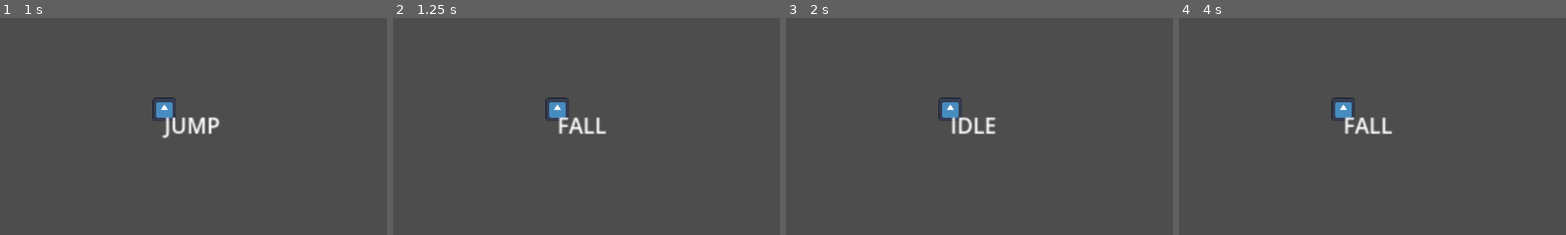
Above: before the commit, frames 1-4 (left to right).
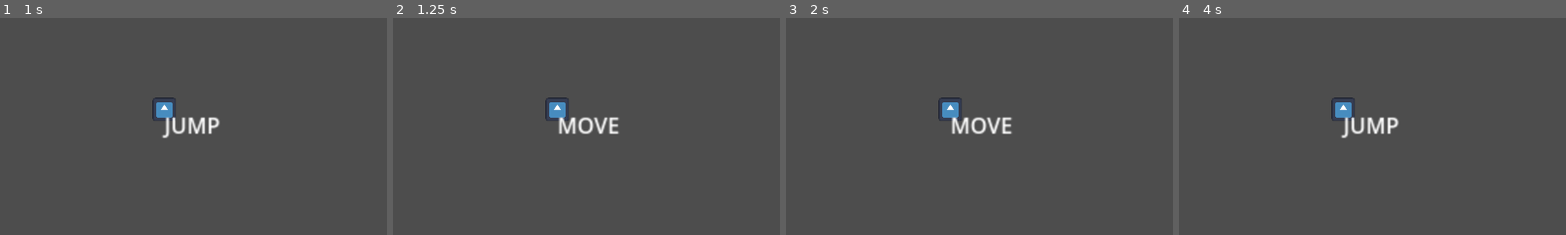
Above: after the commit, the same moments.

Repository: EndlessEndless1999/caveman-dave
Game: Godot game, scene res://Environments/World.tscn
Two runs of this game, one before a commit and one after it. Both use one fixed random seed, a clock stepped at 60 frames per second and the inputs below. The engine's default icon, where the game draws it, is replaced by a stand-in: a white triangle on a blue panel in a dark square.
Inputs:
- Up to frame 1 (1 s): tap Enter at 0.5 s; hold D (MoveRight) from 0.53 s (still down); hold X (Climb) from 0.53 s (still down); tap Space (Jump) at 0.77 s
- Up to frame 2 (1.25 s): keep holding D (MoveRight); keep holding X (Climb)
- Up to frame 3 (2 s): keep holding D (MoveRight); release X (Climb) at 1.28 s; tap Z (Dash) at 1.35 s; tap Space (Jump) at 1.52 s
- Up to frame 4 (4 s): release D (MoveRight) at 2.03 s; hold A (MoveLeft) 2.03-2.78 s; hold X (Climb) 2.03-2.78 s; tap Space (Jump) at 2.75, 3.02, 3.77 s; hold D (MoveRight) from 2.78 s (still down); tap Z (Dash) at 2.85 s; hold X (Climb) from 3.53 s (still down)
The pictures show only the part of the screen within x 29-79%, y 29-79%; the shares and areas given below are measured in that part.

Frame 1 is identical in both runs. In frame 2, 0.8% of the frame differs, in the area x 43-59%, y 45-54%; in frame 3, 0.8%; in frame 4, 0.7%.

Commit message:
adds coyote time

Diff:
--- a/Environments/World.tscn
+++ b/Environments/World.tscn
@@ -14,5 +14,25 @@
 position = Vector2(243, 29)
 shape = SubResource("RectangleShape2D_j3okk")
 
+[node name="StaticBody2D2" type="StaticBody2D" parent="."]
+position = Vector2(10, 224)
+rotation = 1.5708
+collision_layer = 3
+collision_mask = 3
+
+[node name="CollisionShape2D" type="CollisionShape2D" parent="StaticBody2D2"]
+position = Vector2(-184, 50)
+shape = SubResource("RectangleShape2D_j3okk")
+
+[node name="StaticBody2D3" type="StaticBody2D" parent="."]
+position = Vector2(575, -204)
+rotation = 1.5708
+collision_layer = 3
+collision_mask = 3
+
+[node name="CollisionShape2D" type="CollisionShape2D" parent="StaticBody2D3"]
+position = Vector2(243, 29)
+shape = SubResource("RectangleShape2D_j3okk")
+
 [node name="CharacterBody" parent="." instance=ExtResource("1_tyvoi")]
 position = Vector2(61, 188)
--- a/Scenes/Entities/Player/Character.tscn
+++ b/Scenes/Entities/Player/Character.tscn
@@ -8,6 +8,7 @@
 [ext_resource type="PackedScene" uid="uid://dj0ub36r16unm" path="res://Scenes/Entities/Player/JUMP.tscn" id="5_pucii"]
 [ext_resource type="PackedScene" uid="uid://dyr148up4j8gl" path="res://Scenes/Entities/Player/FALL.tscn" id="6_yhvhn"]
 [ext_resource type="PackedScene" uid="uid://dap6d4ob5myxl" path="res://Scenes/Entities/Player/DASH.tscn" id="8_axmec"]
+[ext_resource type="PackedScene" uid="uid://djsx2oj14ju8v" path="res://Scenes/Entities/Player/SLIDE.tscn" id="9_r2chd"]
 
 [sub_resource type="RectangleShape2D" id="RectangleShape2D_0gu11"]
 
@@ -38,6 +39,30 @@
 
 [node name="DASH" parent="STATES" instance=ExtResource("8_axmec")]
 
+[node name="SLIDE" parent="STATES" instance=ExtResource("9_r2chd")]
+
 [node name="Label" type="Label" parent="."]
 offset_right = 40.0
 offset_bottom = 23.0
+
+[node name="Raycasts" type="Node2D" parent="."]
+
+[node name="TopRight" type="RayCast2D" parent="Raycasts"]
+position = Vector2(0, -10)
+target_position = Vector2(13, 2.08165e-12)
+collision_mask = 2
+
+[node name="BottomRight" type="RayCast2D" parent="Raycasts"]
+position = Vector2(0, 10)
+target_position = Vector2(13, 2.08165e-12)
+collision_mask = 2
+
+[node name="TopLeft" type="RayCast2D" parent="Raycasts"]
+position = Vector2(0, -10)
+target_position = Vector2(-13, 2.08165e-12)
+collision_mask = 2
+
+[node name="BottomLeft" type="RayCast2D" parent="Raycasts"]
+position = Vector2(0, 10)
+target_position = Vector2(-13, 2.08165e-12)
+collision_mask = 2
--- a/Scenes/Entities/Player/FALL.tscn
+++ b/Scenes/Entities/Player/FALL.tscn
@@ -4,3 +4,8 @@
 
 [node name="FALL" type="Node"]
 script = ExtResource("1_kbm2t")
+
+[node name="CoyoteTime" type="Timer" parent="."]
+wait_time = 0.2
+
+[connection signal="timeout" from="CoyoteTime" to="." method="_on_coyote_time_timeout"]
--- /dev/null
+++ b/Scenes/Entities/Player/SLIDE.tscn
@@ -0,0 +1,6 @@
+[gd_scene load_steps=2 format=3 uid="uid://djsx2oj14ju8v"]
+
+[ext_resource type="Script" path="res://Scripts/SLIDE.gd" id="1_v61l1"]
+
+[node name="SLIDE" type="Node"]
+script = ExtResource("1_v61l1")
--- a/Scripts/Character.gd
+++ b/Scripts/Character.gd
@@ -13,8 +13,8 @@
 var dash_input = false
 
 #player_movement
-const SPEED = 300.0
-const JUMP_VELOCITY = -400.0
+const SPEED = 70.0
+const JUMP_VELOCITY = -200.0
 var last_direction = Vector2.RIGHT
 
 #MECHANICS
@@ -24,7 +24,9 @@
 var current_state = null
 var prev_state = null
 
+#Nodes
 @onready var STATES = $STATES
+@onready var Raycasts = $Raycasts
 
 func _ready():
 	for state in STATES.get_children():
@@ -50,6 +52,16 @@
 
 		prev_state.exit_state()
 		current_state.enter_state()
+
+func get_next_to_wall():
+	for raycast in Raycasts.get_children():
+		raycast.force_raycast_update()
+		if raycast.is_colliding():
+			if raycast.target_position.x > 0:
+				return Vector2.RIGHT
+			else:
+				return Vector2.LEFT
+	return null
 
 func player_input():
 	movement_input = Vector2.ZERO
--- a/Scripts/FALL.gd
+++ b/Scripts/FALL.gd
@@ -1,5 +1,9 @@
 extends State
 
+@onready var CoyoteTimer = $CoyoteTime
+@export var coyote_duration = .2
+
+var can_jump = true
 
 func update(delta):
 	Player.gravity(delta)
@@ -8,4 +12,21 @@
 		return STATES.IDLE
 	if Player.dash_input and Player.can_dash:
 		return STATES.DASH
+	if Player.get_next_to_wall() != null:
+		return STATES.SLIDE
+	if Player.jump_input_actuation and can_jump == true:
+		return STATES.JUMP
 	return null
+
+
+func enter_state():
+	if Player.prev_state == STATES.IDLE or Player.prev_state == Player.STATES.MOVE or Player.prev_state == STATES.SLIDE:
+		can_jump = true
+		CoyoteTimer.start(coyote_duration)
+	else:
+		can_jump = false
+
+
+
+func _on_coyote_time_timeout():
+	can_jump = false
--- /dev/null
+++ b/Scripts/SLIDE.gd
@@ -0,0 +1,32 @@
+extends State
+
+@export var climb_speed = 50
+@export var slide_friction = .7
+
+func update(delta):
+	slide_movement(delta)
+	if Player.get_next_to_wall() == null:
+		return STATES.FALL
+	if Player.jump_input_actuation:
+		#NEED TO CHECK WHAT SIDE OF THE WALL
+		return STATES.JUMP
+	if Player.is_on_floor():
+		return STATES.IDLE
+	return null
+
+func slide_movement(delta):
+	if Player.climb_input:
+		if Player.movement_input.y < 0:
+			Player.velocity.y = - climb_speed
+		elif Player.movement_input.y > 0:
+			Player.velocity.y = climb_speed
+		else:
+			player_movement()
+			Player.gravity(delta)
+			Player.velocity.y *= slide_friction
+
+func enter_state():
+	pass
+
+func exit_state():
+	pass
--- a/Scripts/STATES.gd
+++ b/Scripts/STATES.gd
@@ -5,6 +5,7 @@
 @onready var JUMP = $JUMP
 @onready var FALL = $FALL
 @onready var DASH = $DASH
+@onready var SLIDE = $SLIDE
 
 
 # Called when the node enters the scene tree for the first time.
Not shown: 1 places in Scenes/Entities/Player/Character.tscn that only renumber resources
